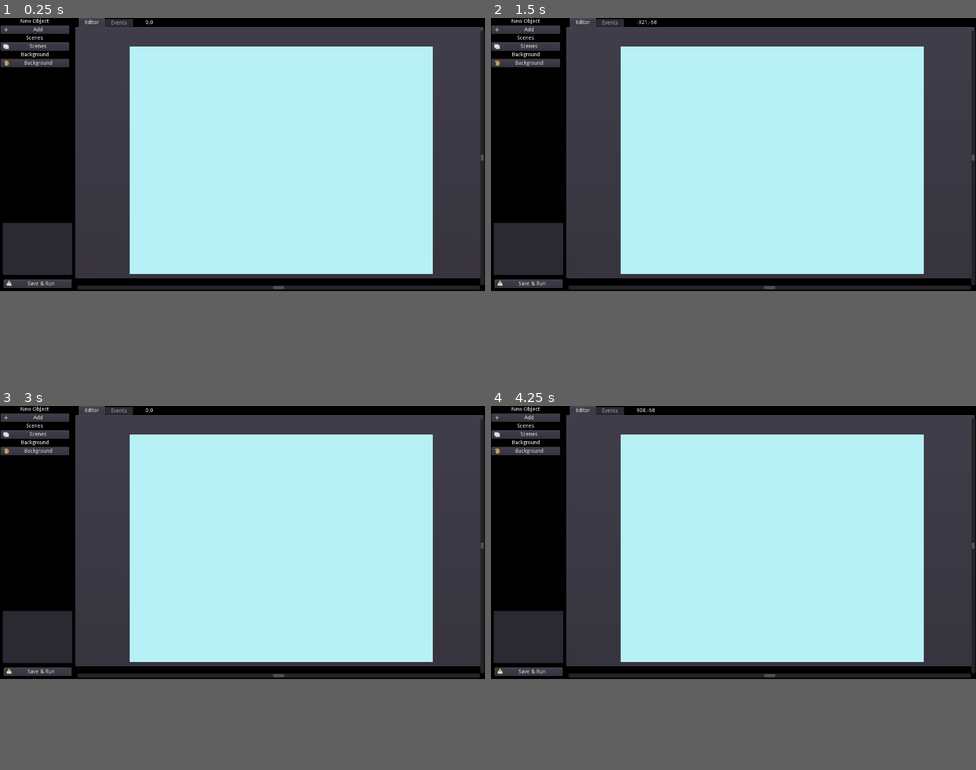
Above: before the commit, frames 1-4 (two rows, left to right).
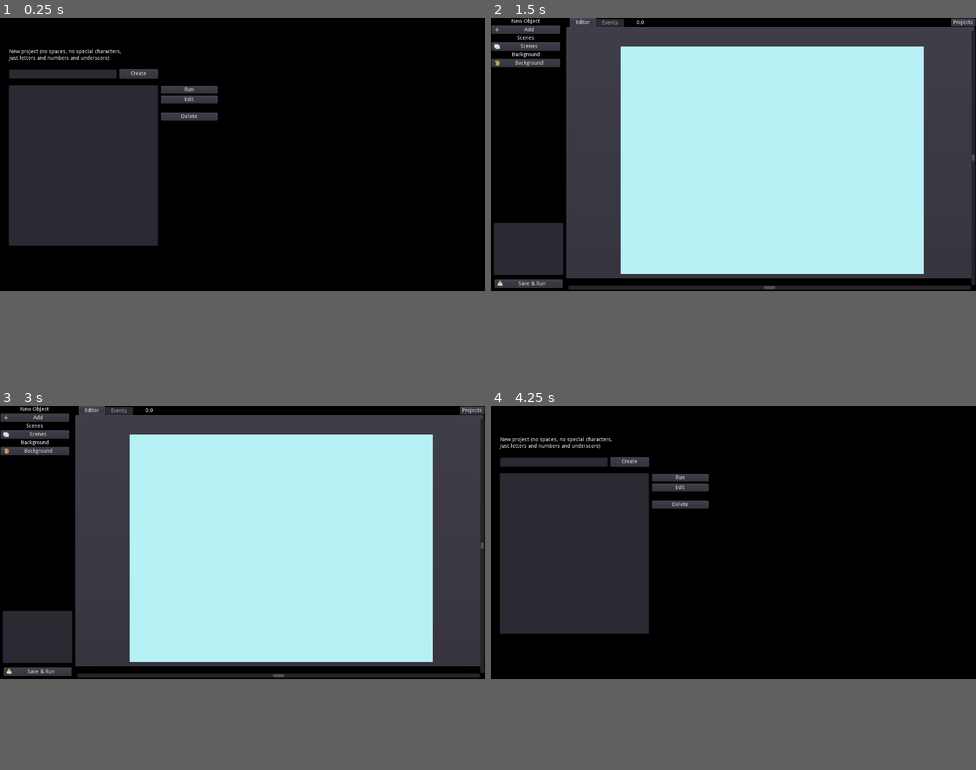
Above: after the commit, the same moments.

Repository: alketii/gogol
Game: Godot game, scene res://projects.tscn
Two runs of this game, one before a commit and one after it. Both use one fixed random seed, a clock stepped at 60 frames per second and the inputs below. Before the commit the project starts from res://main.tscn.
Inputs (mouse positions are in pixels of both pictures, inside the frame that each line leads up to):
- Up to frame 1 (0.25 s): no input
- Up to frame 2 (1.5 s): click (680, 90) at 0.5 s, where only the run after the commit has a clickable "Run"; click (495, 21) at 1.25 s, where only the run after the commit has a clickable "<"
- Up to frame 3 (3 s): click "Save & Run" at 2 s; click "<" at 2.75 s
- Up to frame 4 (4.25 s): click (961, 409) at 3.5 s, where only the run after the commit has a clickable "Projects"

The runs differ from the first frame. In frame 1, 63% of the frame differs, in the area x 0-100%, y 0-75%; in frame 2, 0.1%; in frame 3, 0.1%; in frame 4, 63%.
Error after the commit: Unable to iterate on object of type 'Nil'. (res://runner.gd:12)

Commit message:
projects, read projects, cleanup, etc

Diff:
--- a/main.gd
+++ b/main.gd
@@ -25,6 +25,8 @@
 var pos = Vector2(0,0)
 
 var dir = Directory.new()
+var file = File.new()
+var config = ConfigFile.new()
 
 func _ready():
 	#get_tree().change_scene("res://runner.tscn")
@@ -97,6 +99,7 @@
 	var gview_diff = (scroll.get_rect().size-gviewport.get_rect().size)/2
 	scroll.set_h_scroll(gviewport.get_position().x-gview_diff.x)
 	scroll.set_v_scroll(gviewport.get_position().y-gview_diff.y)
+	read_project()
 
 func list_categories():
 	var dir = Directory.new()
@@ -112,20 +115,22 @@
 func _on_add_object_button_down():
 	$pop_add_object/WindowDialog.popup()
 
-func _on_insert_into_scene_button_down():
+func _on_insert_into_scene_button_down(pos=Vector2(32,32),frame=1,from_viewport=false):
 	var obj_new = obj.instance()
 	obj_new.location = item_location
-	obj_new.set_position(Vector2(scroll.get_h_scroll()+32,scroll.get_v_scroll()+32))
-	var obj_cfg = ConfigFile.new()
-	if obj_cfg.load(item_location+"/config.ini") == OK:
-		obj_new.obj_name = obj_cfg.get_value("general","title","Object")
-		obj_new.obj_type = obj_cfg.get_value("general","type","static")
+	obj_new.obj_frame = frame
+	if from_viewport:
+		obj_new.set_position(gviewport.get_position()+pos)
+	else:
+		obj_new.set_position(Vector2(scroll.get_h_scroll(),scroll.get_v_scroll())+pos)
+	if config.load(item_location+"/config.ini") == OK:
+		obj_new.obj_name = config.get_value("general","title","Object")
+		obj_new.obj_type = config.get_value("general","type","static")
 
 	if dir.file_exists("res://object_types/"+obj_new.obj_type+"/config.json"):
-		var jfile = File.new()
-		jfile.open("res://object_types/"+obj_new.obj_type+"/config.json", jfile.READ)
-		var jtext = jfile.get_as_text()
-		jfile.close()
+		file.open("res://object_types/"+obj_new.obj_type+"/config.json", file.READ)
+		var jtext = file.get_as_text()
+		file.close()
 		obj_new.init_prop(parse_json(jtext))
 
 	if dir.open(item_location+"/frames/") == OK:
@@ -170,10 +175,9 @@
 
 func _on_save_project_button_down():
 	var output = {}
-	var saveproject = File.new()
 	if not dir.dir_exists("user://"+global.project):
 		dir.make_dir("user://"+global.project)
-	saveproject.open("user://"+global.project+"/scn_"+global.scene+".json", File.WRITE)
+	file.open("user://"+global.project+"/scn_"+global.scene+".json", File.WRITE)
 
 	for i in objs.get_children():
 		var props = {}
@@ -192,7 +196,8 @@
 			"frame":i.obj_frame,
 			"prop":props
 		}
-	saveproject.store_line(to_json(output))
+	file.store_line(to_json(output))
+	file.close()
 	get_tree().change_scene("res://runner.tscn")
 
 func _on_duplicate_object_button_down():
@@ -298,3 +303,14 @@
 func _on_obj_list_item_selected(index):
 	# TODO different approach
 	objs.get_node("obj_"+str(index+1)).selected()
+
+func read_project():
+	file.open("user://"+global.project+"/scn_"+global.scene+".json", File.READ)
+	var project = parse_json(file.get_as_text())
+	file.close()
+	for item in project:
+		item_location = project[item]['loc']
+		_on_insert_into_scene_button_down(Vector2(project[item]['pos_x'],project[item]['pos_y']),project[item]['frame'],true)
+
+func _on_btn_projects_button_down():
+	get_tree().change_scene("res://projects.tscn")
--- a/main.tscn
+++ b/main.tscn
@@ -15,12 +15,13 @@
 [sub_resource type="Theme" id=1]
 
 
-[node name="main" type="Node2D"]
+[node name="main" type="Node2D" index="0"]
 
 script = ExtResource( 1 )
 
 [node name="TabContainer" type="TabContainer" parent="." index="0"]
 
+editor/display_folded = true
 anchor_left = 0.0
 anchor_top = 0.0
 anchor_right = 1.0
@@ -1214,6 +1215,31 @@
 dialog_hide_on_ok = true
 _sections_unfolded = [ "Dialog" ]
 
+[node name="btn_projects" type="Button" parent="." index="10"]
+
+anchor_left = 0.0
+anchor_top = 0.0
+anchor_right = 0.0
+anchor_bottom = 0.0
+margin_left = 1214.0
+margin_top = 2.0
+margin_right = 1278.0
+margin_bottom = 22.0
+rect_pivot_offset = Vector2( 0, 0 )
+rect_clip_content = false
+focus_mode = 2
+mouse_filter = 0
+mouse_default_cursor_shape = 0
+size_flags_horizontal = 1
+size_flags_vertical = 1
+toggle_mode = false
+enabled_focus_mode = 2
+shortcut = null
+group = null
+text = "Projects"
+flat = false
+align = 1
+
 [connection signal="button_down" from="TabContainer/Editor/ScrollContainer/Container/editor_unselect" to="." method="_on_editor_unselect_button_down"]
 
 [connection signal="button_down" from="toolbox/VBoxContainer/add_object" to="." method="_on_add_object_button_down"]
@@ -1259,3 +1285,5 @@
 [connection signal="button_down" from="duplicate_object/WindowDialog/VBoxContainer/duplicate" to="." method="_on_duplicate_button_down"]
 
 [connection signal="confirmed" from="confirm_remove/confirm_remove" to="." method="_on_confirm_remove_confirmed"]
+
+[connection signal="button_down" from="btn_projects" to="." method="_on_btn_projects_button_down"]
--- a/object_types/static/obj.gd
+++ b/object_types/static/obj.gd
@@ -1,7 +1,6 @@
-# WIP - not usable yet
-
 extends StaticBody2D
 
+var size = Vector2(0,0)
 
 func _ready():
 	pass
--- a/object_types/static/obj.tscn
+++ b/object_types/static/obj.tscn
@@ -14,7 +14,7 @@
 [sub_resource type="RectangleShape2D" id=2]
 
 custom_solver_bias = 0.0
-extents = Vector2( 64, 64 )
+extents = Vector2( 16, 16 )
 
 [node name="static" type="StaticBody2D"]
 
--- a/project.godot
+++ b/project.godot
@@ -11,7 +11,7 @@
 [application]
 
 config/name="Gogol"
-run/main_scene="res://main.tscn"
+run/main_scene="res://projects.tscn"
 boot_splash/image="res://splash.png"
 config/icon="res://icon.png"
 
--- /dev/null
+++ b/projects.gd
@@ -0,0 +1,40 @@
+extends Node2D
+
+var dir = Directory.new()
+var file = File.new()
+var config = ConfigFile.new()
+onready var projects = $projects_list
+
+func _ready():
+	if dir.open("user://") == OK:
+		dir.list_dir_begin()
+		var file_name = dir.get_next()
+		while (file_name != ""):
+			if dir.current_is_dir() and file_name.substr(0,1) != ".":
+				$projects_list.add_item(file_name)
+			file_name = dir.get_next()
+		_on_projects_list_item_selected(0)
+
+
+
+func _on_projects_list_item_selected(index):
+	global.project = projects.get_item_text(index)
+
+
+func _on_btn_run_button_down():
+	get_tree().change_scene("res://runner.tscn")
+
+
+func _on_btn_edit_button_down():
+	get_tree().change_scene("res://main.tscn")
+
+
+func _on_btn_create_button_down():
+	#TODO remove special characters and sanitize
+	#TODO check if dir exists
+	var name = $lne_name.get_text()
+	dir.make_dir("user://"+name)
+	file.open("user://"+name+"/scn_main.json", File.WRITE)
+	file.store_line("{}")
+	file.close()
+	$projects_list.add_item(name)
--- a/projects.tscn
+++ b/projects.tscn
@@ -1,3 +1,184 @@
-[gd_scene format=2]
+[gd_scene load_steps=2 format=2]
 
-[node name="projects" type="Node2D" index="0"]
+[ext_resource path="res://projects.gd" type="Script" id=1]
+
+[node name="projects" type="Node2D"]
+
+script = ExtResource( 1 )
+
+[node name="projects_list" type="ItemList" parent="." index="0"]
+
+anchor_left = 0.0
+anchor_top = 0.0
+anchor_right = 0.0
+anchor_bottom = 0.0
+margin_left = 23.0
+margin_top = 177.0
+margin_right = 417.0
+margin_bottom = 601.0
+rect_pivot_offset = Vector2( 0, 0 )
+rect_clip_content = true
+focus_mode = 2
+mouse_filter = 0
+mouse_default_cursor_shape = 0
+size_flags_horizontal = 1
+size_flags_vertical = 1
+items = [  ]
+select_mode = 0
+allow_reselect = false
+icon_mode = 1
+fixed_icon_size = Vector2( 0, 0 )
+
+[node name="btn_run" type="Button" parent="." index="1"]
+
+anchor_left = 0.0
+anchor_top = 0.0
+anchor_right = 0.0
+anchor_bottom = 0.0
+margin_left = 425.0
+margin_top = 179.0
+margin_right = 574.0
+margin_bottom = 199.0
+rect_pivot_offset = Vector2( 0, 0 )
+rect_clip_content = false
+focus_mode = 2
+mouse_filter = 0
+mouse_default_cursor_shape = 0
+size_flags_horizontal = 1
+size_flags_vertical = 1
+toggle_mode = false
+enabled_focus_mode = 2
+shortcut = null
+group = null
+text = "Run"
+flat = false
+align = 1
+
+[node name="btn_edit" type="Button" parent="." index="2"]
+
+anchor_left = 0.0
+anchor_top = 0.0
+anchor_right = 0.0
+anchor_bottom = 0.0
+margin_left = 425.0
+margin_top = 205.0
+margin_right = 574.0
+margin_bottom = 225.0
+rect_pivot_offset = Vector2( 0, 0 )
+rect_clip_content = false
+focus_mode = 2
+mouse_filter = 0
+mouse_default_cursor_shape = 0
+size_flags_horizontal = 1
+size_flags_vertical = 1
+toggle_mode = false
+enabled_focus_mode = 2
+shortcut = null
+group = null
+text = "Edit"
+flat = false
+align = 1
+
+[node name="btn_delete" type="Button" parent="." index="3"]
+
+anchor_left = 0.0
+anchor_top = 0.0
+anchor_right = 0.0
+anchor_bottom = 0.0
+margin_left = 425.0
+margin_top = 250.0
+margin_right = 574.0
+margin_bottom = 270.0
+rect_pivot_offset = Vector2( 0, 0 )
+rect_clip_content = false
+focus_mode = 2
+mouse_filter = 0
+mouse_default_cursor_shape = 0
+size_flags_horizontal = 1
+size_flags_vertical = 1
+toggle_mode = false
+enabled_focus_mode = 2
+shortcut = null
+group = null
+text = "Delete"
+flat = false
+align = 1
+
+[node name="lne_name" type="LineEdit" parent="." index="4"]
+
+anchor_left = 0.0
+anchor_top = 0.0
+anchor_right = 0.0
+anchor_bottom = 0.0
+margin_left = 24.0
+margin_top = 136.0
+margin_right = 308.0
+margin_bottom = 160.0
+rect_pivot_offset = Vector2( 0, 0 )
+rect_clip_content = false
+focus_mode = 2
+mouse_filter = 0
+mouse_default_cursor_shape = 1
+size_flags_horizontal = 1
+size_flags_vertical = 1
+focus_mode = 2
+context_menu_enabled = true
+placeholder_alpha = 0.6
+caret_blink = false
+caret_blink_speed = 0.65
+caret_position = 0
+
+[node name="lbl_new_project" type="Label" parent="." index="5"]
+
+anchor_left = 0.0
+anchor_top = 0.0
+anchor_right = 0.0
+anchor_bottom = 0.0
+margin_left = 24.0
+margin_top = 82.0
+margin_right = 414.0
+margin_bottom = 130.0
+rect_pivot_offset = Vector2( 0, 0 )
+rect_clip_content = false
+mouse_filter = 2
+mouse_default_cursor_shape = 0
+size_flags_horizontal = 1
+size_flags_vertical = 4
+text = "New project (no spaces, no special characters,
+just letters and numbers and underscore)"
+percent_visible = 1.0
+lines_skipped = 0
+max_lines_visible = -1
+
+[node name="btn_create" type="Button" parent="." index="6"]
+
+anchor_left = 0.0
+anchor_top = 0.0
+anchor_right = 0.0
+anchor_bottom = 0.0
+margin_left = 315.0
+margin_top = 135.0
+margin_right = 417.0
+margin_bottom = 160.0
+rect_pivot_offset = Vector2( 0, 0 )
+rect_clip_content = false
+focus_mode = 2
+mouse_filter = 0
+mouse_default_cursor_shape = 0
+size_flags_horizontal = 1
+size_flags_vertical = 1
+toggle_mode = false
+enabled_focus_mode = 2
+shortcut = null
+group = null
+text = "Create"
+flat = false
+align = 1
+
+[connection signal="item_selected" from="projects_list" to="." method="_on_projects_list_item_selected"]
+
+[connection signal="button_down" from="btn_run" to="." method="_on_btn_run_button_down"]
+
+[connection signal="button_down" from="btn_edit" to="." method="_on_btn_edit_button_down"]
+
+[connection signal="button_down" from="btn_create" to="." method="_on_btn_create_button_down"]
--- a/runner.gd
+++ b/runner.gd
@@ -20,6 +20,7 @@
 				obj.get_node("sprites").set_sprite_frames(sprite_frames)
 				var c_frame = ImageTexture.new()
 				c_frame.load(project[item]['loc']+"/frames/default/frame_1.png") # TODO should it be frame specific ?
+				obj.size = c_frame
 				var c_size = c_frame.get_size() / 2
 				var shape = obj.get_node("collision").get_shape().duplicate(true)
 				obj.get_node("collision").set_shape(shape)
@@ -40,7 +41,8 @@
 
 			obj.gg_set_animation(project[item]['anim'])
 			obj.gg_set_frame(project[item]['frame'])
-			obj.set_position(Vector2(project[item]['pos_x'],project[item]['pos_y']))
+
+			obj.set_position(Vector2(project[item]['pos_x'],project[item]['pos_y'])+Vector2(32,32)) # TODO find a better way for offset
 
 			add_child(obj)
 
--- a/runner.tscn
+++ b/runner.tscn
@@ -6,6 +6,7 @@
 [node name="runner" type="Node2D" index="0"]
 
 script = ExtResource( 1 )
+_sections_unfolded = [ "Transform" ]
 
 [node name="TextureRect" type="TextureRect" parent="." index="0"]
 
